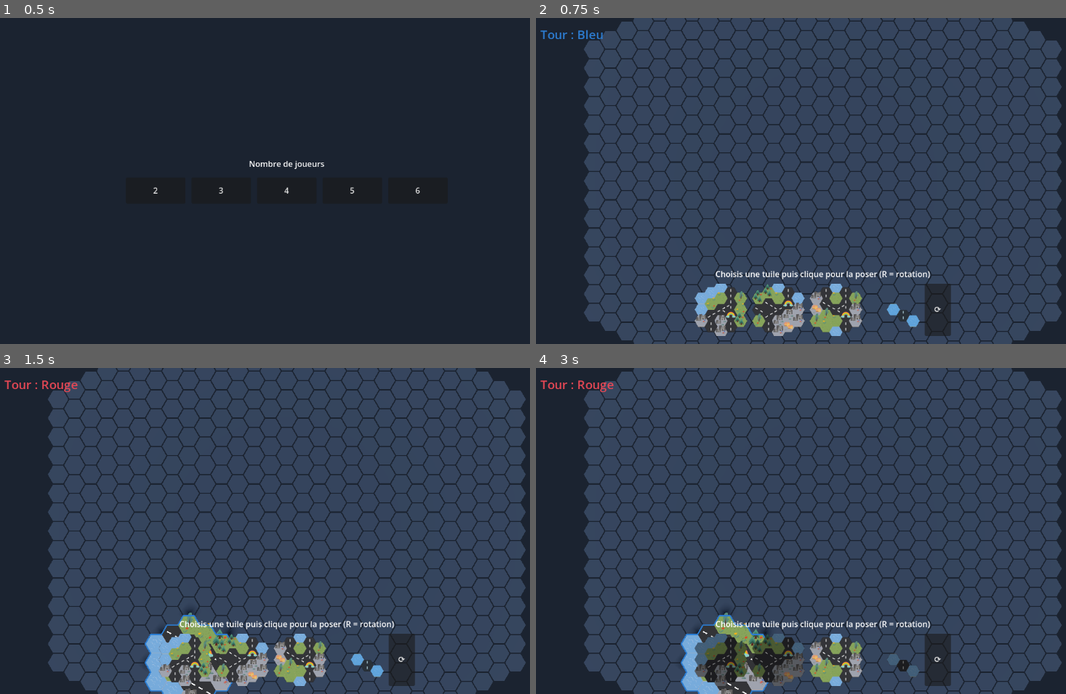
Above: before the commit, frames 1-4 (two rows, left to right).
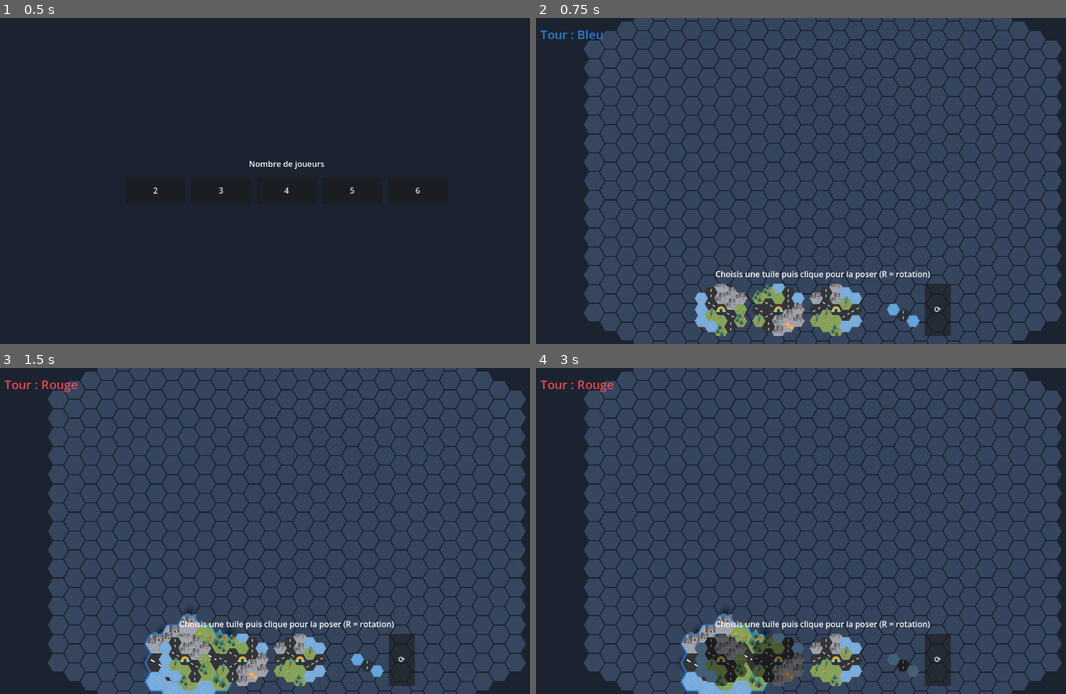
Above: after the commit, the same moments.

Repository: yoann-shopopop/shopopop-express
Game: Godot game, scene res://scenes/main.tscn
Two runs of this game, one before a commit and one after it. Both use one fixed random seed, a clock stepped at 60 frames per second and the inputs below.
Inputs (mouse positions are in pixels of both pictures, inside the frame that each line leads up to):
- Up to frame 1 (0.5 s): no input
- Up to frame 2 (0.75 s): click "2" at 0.5 s
- Up to frame 3 (1.5 s): click (185, 661) at 1.27 s
- Up to frame 4 (3 s): click (779, 661) at 2.02 s; click (838, 661) at 2.77 s

Frame 1 is identical in both runs. In frame 2, 1.6% of the frame differs, in the area x 29-62%, y 81-98%; in frame 3, 2.6%, in the area x 27-62%, y 75-100%; in frame 4, 2.5%.

Commit message:
feat(blocks): 3 patterns d'après les assets (croix/T, spéciale au centre)
La bibliothèque repasse à 3 patterns (B1/B2/B3) au lieu de 6 : route en
croix/T traversant le centre (3 sorties = 3 connecteurs) et CASE SPÉCIALE
(arc-en-ciel) au centre, comme les tuiles de référence. Eau/urbain/vert
restent procéduraux par région, avec garantie >=2 zones vertes et >=1 urbaine.
Suppression des patterns p4–p6.

Co-Authored-By: Claude Opus 4.8 <noreply@anthropic.com>

Diff:
--- a/resources/blocks/patterns/p1.tres
+++ b/resources/blocks/patterns/p1.tres
@@ -7,5 +7,5 @@
 id = &"p1"
 display_name = "Quartier A"
 cells = Array[Vector2i]([Vector2i(-2, 0), Vector2i(-2, 1), Vector2i(-2, 2), Vector2i(-1, -1), Vector2i(-1, 0), Vector2i …(224 unchanged characters)…
-cell_types = Array[int]([2, 0, 1, 2, 0, 1, 1, 2, 2, 0, 1, 1, 0, 0, 4, 3, 3, 0, 3])
-connectors = Array[Vector2i]([Vector2i(2, -1), Vector2i(-2, 1), Vector2i(1, -2)])
+cell_types = Array[int]([2, 0, 1, 0, 0, 1, 1, 2, 2, 4, 1, 1, 3, 1, 0, 3, 3, 0, 3])
+connectors = Array[Vector2i]([Vector2i(2, -1), Vector2i(-2, 1), Vector2i(-1, -1)])
--- a/resources/blocks/patterns/p2.tres
+++ b/resources/blocks/patterns/p2.tres
@@ -7,5 +7,5 @@
 id = &"p2"
 display_name = "Quartier B"
 cells = Array[Vector2i]([Vector2i(-2, 0), Vector2i(-2, 1), Vector2i(-2, 2), Vector2i(-1, -1), Vector2i(-1, 0), Vector2i …(224 unchanged characters)…
-cell_types = Array[int]([1, 0, 1, 1, 0, 0, 0, 3, 1, 0, 2, 2, 0, 4, 2, 2, 3, 2, 2])
+cell_types = Array[int]([1, 0, 1, 1, 0, 0, 0, 3, 1, 4, 2, 2, 0, 0, 2, 2, 3, 2, 2])
 connectors = Array[Vector2i]([Vector2i(1, -2), Vector2i(-1, 2), Vector2i(-2, 1)])
--- a/resources/blocks/patterns/p3.tres
+++ b/resources/blocks/patterns/p3.tres
@@ -7,5 +7,5 @@
 id = &"p3"
 display_name = "Quartier C"
 cells = Array[Vector2i]([Vector2i(-2, 0), Vector2i(-2, 1), Vector2i(-2, 2), Vector2i(-1, -1), Vector2i(-1, 0), Vector2i …(224 unchanged characters)…
-cell_types = Array[int]([3, 3, 3, 0, 0, 1, 3, 2, 2, 0, 1, 1, 2, 2, 4, 0, 2, 0, 1])
-connectors = Array[Vector2i]([Vector2i(-1, -1), Vector2i(1, 1), Vector2i(2, -1)])
+cell_types = Array[int]([3, 3, 3, 0, 0, 1, 3, 2, 2, 4, 1, 1, 2, 2, 0, 0, 2, 1, 1])
+connectors = Array[Vector2i]([Vector2i(-1, -1), Vector2i(1, 1), Vector2i(1, 1)])
--- a/resources/blocks/patterns/p4.tres
+++ /dev/null
@@ -1,11 +0,0 @@
-[gd_resource type="Resource" script_class="BlockDefinition" format=3]
-
-[ext_resource type="Script" path="res://src/blocks/block_definition.gd" id="1_meruq"]
-
-[resource]
-script = ExtResource("1_meruq")
-id = &"p4"
-display_name = "Quartier D"
-cells = Array[Vector2i]([Vector2i(-2, 0), Vector2i(-2, 1), Vector2i(-2, 2), Vector2i(-1, -1), Vector2i(-1, 0), Vector2i(-1, 1), Vector2i(-1, 2), Vector2i(0, -2), Vector2i(0, -1), Vector2i(0, 0), Vector2i(0, 1), Vector2i(0, 2), Vector2i(1, -2), Vector2i(1, -1), Vector2i(1, 0), Vector2i(1, 1), Vector2i(2, -2), Vector2i(2, -1), Vector2i(2, 0)])
-cell_types = Array[int]([1, 0, 2, 0, 0, 2, 2, 1, 1, 0, 1, 3, 2, 2, 4, 3, 2, 0, 3])
-connectors = Array[Vector2i]([Vector2i(2, -1), Vector2i(-2, 1), Vector2i(-1, -1)])
--- a/resources/blocks/patterns/p5.tres
+++ /dev/null
@@ -1,11 +0,0 @@
-[gd_resource type="Resource" script_class="BlockDefinition" format=3]
-
-[ext_resource type="Script" path="res://src/blocks/block_definition.gd" id="1_gonp1"]
-
-[resource]
-script = ExtResource("1_gonp1")
-id = &"p5"
-display_name = "Quartier E"
-cells = Array[Vector2i]([Vector2i(-2, 0), Vector2i(-2, 1), Vector2i(-2, 2), Vector2i(-1, -1), Vector2i(-1, 0), Vector2i(-1, 1), Vector2i(-1, 2), Vector2i(0, -2), Vector2i(0, -1), Vector2i(0, 0), Vector2i(0, 1), Vector2i(0, 2), Vector2i(1, -2), Vector2i(1, -1), Vector2i(1, 0), Vector2i(1, 1), Vector2i(2, -2), Vector2i(2, -1), Vector2i(2, 0)])
-cell_types = Array[int]([3, 3, 2, 3, 1, 0, 0, 3, 1, 0, 2, 2, 0, 0, 4, 0, 1, 1, 1])
-connectors = Array[Vector2i]([Vector2i(1, -2), Vector2i(-1, 2), Vector2i(1, 1)])
--- a/resources/blocks/patterns/p6.tres
+++ /dev/null
@@ -1,11 +0,0 @@
-[gd_resource type="Resource" script_class="BlockDefinition" format=3]
-
-[ext_resource type="Script" path="res://src/blocks/block_definition.gd" id="1_0rkb7"]
-
-[resource]
-script = ExtResource("1_0rkb7")
-id = &"p6"
-display_name = "Quartier F"
-cells = Array[Vector2i]([Vector2i(-2, 0), Vector2i(-2, 1), Vector2i(-2, 2), Vector2i(-1, -1), Vector2i(-1, 0), Vector2i(-1, 1), Vector2i(-1, 2), Vector2i(0, -2), Vector2i(0, -1), Vector2i(0, 0), Vector2i(0, 1), Vector2i(0, 2), Vector2i(1, -2), Vector2i(1, -1), Vector2i(1, 0), Vector2i(1, 1), Vector2i(2, -2), Vector2i(2, -1), Vector2i(2, 0)])
-cell_types = Array[int]([2, 2, 1, 0, 0, 1, 1, 3, 1, 0, 1, 3, 0, 0, 4, 0, 1, 2, 2])
-connectors = Array[Vector2i]([Vector2i(-1, -1), Vector2i(1, 1), Vector2i(1, -2)])
--- a/tools/generate_block_resources.gd
+++ b/tools/generate_block_resources.gd
@@ -1,9 +1,9 @@
 extends SceneTree
-## Generates the block library: hexagon patterns (side-3 = 19 cells) + the bridge.
-## Roads use ONLY the two available textures (straight, T), so each pattern's road is a straight
-## line between two opposite edge-centers (through the center) plus an optional T branch to a third
-## edge-center. Edge-centers carrying a road are the connectors. The rest is water/urban/green by
-## region, with one event cell. Run: godot --headless --path . -s res://tools/generate_block_resources.gd
+## Generates the block library: the 3 board patterns (side-3 = 19 cells) + the bridge.
+## Each pattern reproduces a board asset: a road crossing the centre with a branch (3 road exits =
+## 3 connectors) and the SPECIAL (rainbow) cell at the centre. The other cells (water/urban/green)
+## are generated procedurally per region, always keeping >=2 green and >=1 urban zones.
+## Run: godot --headless --path . -s res://tools/generate_block_resources.gd
 
 const RADIUS := 2
 const CENTER := Vector2i.ZERO
@@ -12,16 +12,12 @@
 const G := CellType.Kind.GREEN
 const U := CellType.Kind.URBAN
 
-# Road = straight line between opposite edge-centers [axis]/[axis+3] (through the center) + a branch
-# to a 3rd edge-center (T-junction). Every pattern has a bifurcation = 3 road exits (3 connectors).
-# branch must differ from axis and axis+3.
+# The 3 patterns (from assets B1/B2/B3): road = straight line between opposite edge-centers
+# [axis]/[axis+3] through the centre + a branch to a 3rd edge-center. Special = centre cell.
 var _patterns := [
-	{"id": "p1", "name": "Quartier A", "axis": 0, "branch": 1, "regions": [W, W, U, U, G, G]},
+	{"id": "p1", "name": "Quartier A", "axis": 0, "branch": 2, "regions": [W, W, U, U, G, G]},
 	{"id": "p2", "name": "Quartier B", "axis": 1, "branch": 3, "regions": [U, W, W, G, G, U]},
-	{"id": "p3", "name": "Quartier C", "axis": 2, "branch": 0, "regions": [G, U, U, W, W, G]},
-	{"id": "p4", "name": "Quartier D", "axis": 0, "branch": 2, "regions": [W, U, G, G, U, W]},
-	{"id": "p5", "name": "Quartier E", "axis": 1, "branch": 5, "regions": [G, G, W, W, U, U]},
-	{"id": "p6", "name": "Quartier F", "axis": 2, "branch": 1, "regions": [U, G, W, U, G, W]},
+	{"id": "p3", "name": "Quartier C", "axis": 2, "branch": 5, "regions": [G, U, U, W, W, G]},
 ]
 
 
@@ -45,16 +41,19 @@
 	return best
 
 
-# Guarantees at least one cell of [param kind] by converting a rim cell if none is present.
-func _ensure_present(type_of: Dictionary, cells: Array, kind: int) -> void:
+# Guarantees at least [param count] cells of [param kind], converting rim terrain cells if needed.
+func _ensure_count(type_of: Dictionary, cells: Array, kind: int, count: int) -> void:
+	var have := 0
 	for cell in cells:
 		if type_of[cell] == kind:
+			have += 1
+	for cell in cells:
+		if have >= count:
 			return
-	for cell in cells:
 		var t: int = type_of[cell]
-		if t != CellType.Kind.ROUTE and t != CellType.Kind.EVENT and HexUtils.distance(CENTER, cell) == RADIUS:
+		if t != CellType.Kind.ROUTE and t != CellType.Kind.EVENT and t != kind and HexUtils.distance(CENTER, cell) == RADIUS:
 			type_of[cell] = kind
-			return
+			have += 1
 
 
 func _save_pattern(spec: Dictionary) -> void:
@@ -86,15 +85,11 @@
 			t = CellType.Kind.GREEN
 		type_of[cell] = t
 
-	# The special cell is a ROAD with a unique texture: replace one inner road cell (a spoke next to
-	# the center, never an edge-center connector) by EVENT.
-	for d in 6:
-		if road.has(HexUtils.DIRECTIONS[d]):
-			type_of[HexUtils.DIRECTIONS[d]] = CellType.Kind.EVENT
-			break
+	# The special (rainbow) cell sits at the centre — a ROAD with a unique texture (like the assets).
+	type_of[CENTER] = CellType.Kind.EVENT
 
-	_ensure_present(type_of, cells, CellType.Kind.GREEN)
-	_ensure_present(type_of, cells, CellType.Kind.URBAN)
+	_ensure_count(type_of, cells, CellType.Kind.GREEN, 2)
+	_ensure_count(type_of, cells, CellType.Kind.URBAN, 1)
 
 	var cell_types: Array[int] = []
 	for cell in cells:
Not shown, changed: CLAUDE.md
